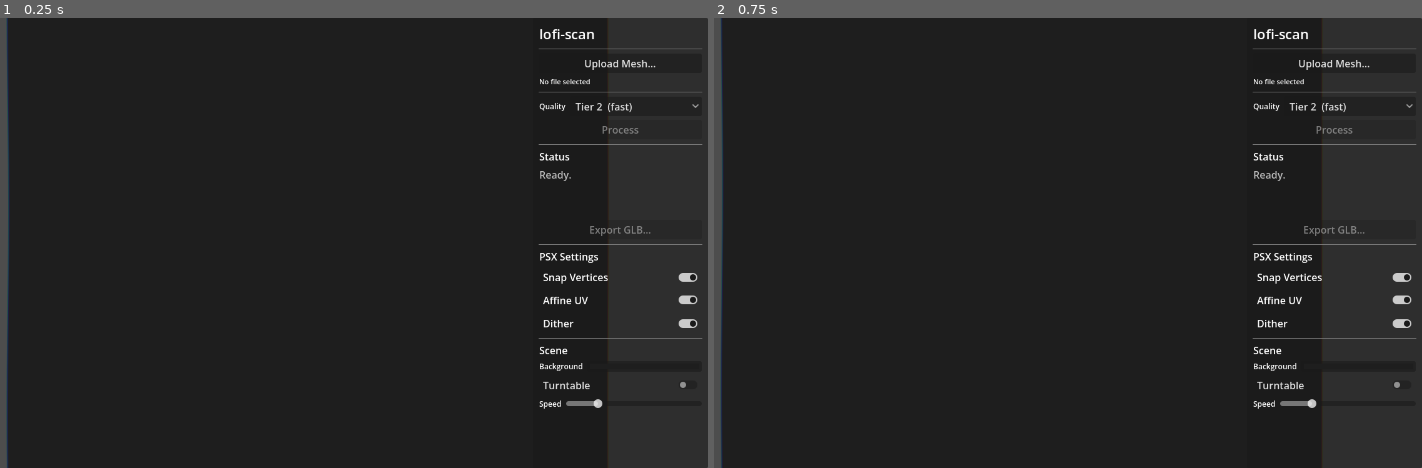
Above: before the commit, frames 1-2 (left to right).
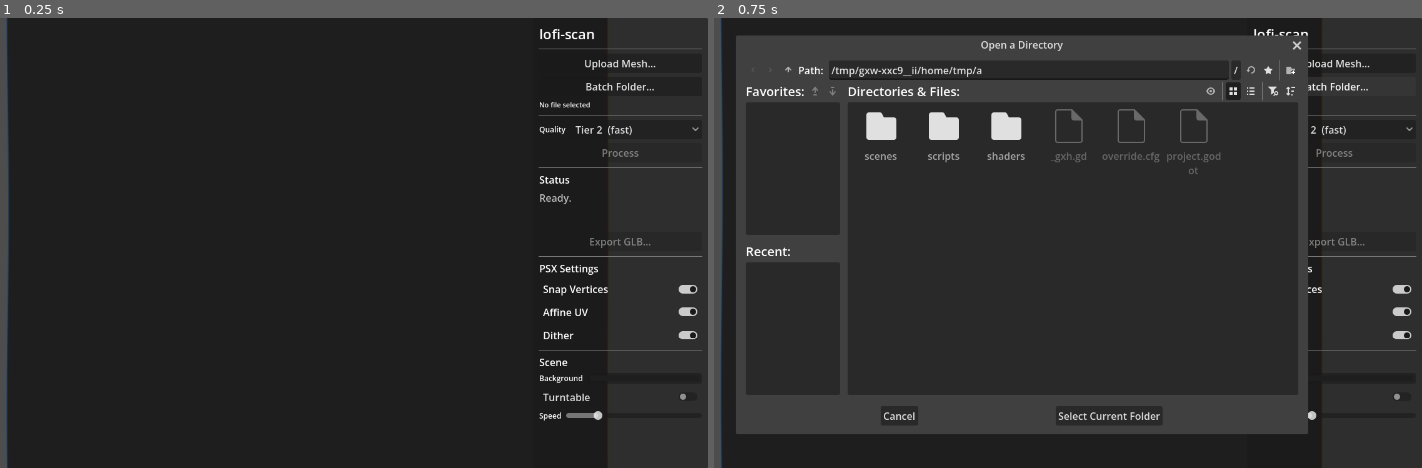
Above: after the commit, the same moments.

Repository: rendyrayana/lofi-scan
Game: Godot game, scene res://scenes/main.tscn
Two runs of this game, one before a commit and one after it. Both use one fixed random seed, a clock stepped at 60 frames per second and the inputs below.
Inputs (mouse positions are in pixels of both pictures, inside the frame that each line leads up to):
- Up to frame 1 (0.25 s): no input
- Up to frame 2 (0.75 s): click (1337, 85) at 0.5 s, where only the run after the commit has a clickable "Batch Folder…"

The runs differ from the first frame. In frame 1, 2.4% of the frame differs, in the area x 75-100%, y 13-90%; in frame 2, 22%, in the area x 3-100%, y 3-93%.

Commit message:
Milestone 9: batch mode + manifest logging
- Batch Folder… button opens a folder picker (FileDialog dir mode)
- Scans for all .obj files, auto-detects matching textures
- Runs search.py + texture_sweep.py on each in sequence
- Status label shows [N/total] progress per file
- On completion writes lofi_manifest.json and lofi_manifest.csv to the
  source folder with file, tris, tex_res, ssim, ok, glb columns
- Previews the last successful GLB in the viewer and enables Export

Diff:
--- a/godot_app/scenes/main.tscn
+++ b/godot_app/scenes/main.tscn
@@ -55,6 +55,9 @@
 
 [node name="UploadBtn" type="Button" parent="CanvasLayer/SidePanel/VBox"]
 text = "Upload Mesh…"
+
+[node name="BatchBtn" type="Button" parent="CanvasLayer/SidePanel/VBox"]
+text = "Batch Folder…"
 
 [node name="InputLabel" type="Label" parent="CanvasLayer/SidePanel/VBox"]
 custom_minimum_size = Vector2(4, 0)
@@ -177,3 +180,10 @@
 access = 2
 file_mode = 4
 filters = PackedStringArray("*.glb ; GLB Files")
+
+[node name="BatchDialog" type="FileDialog" parent="CanvasLayer"]
+visible = false
+title = "Select Folder to Batch Process"
+size = Vector2i(900, 600)
+access = 2
+file_mode = 2
--- a/godot_app/scripts/main.gd
+++ b/godot_app/scripts/main.gd
@@ -17,8 +17,10 @@
 @onready var bg_color_btn:   ColorPickerButton = $CanvasLayer/SidePanel/VBox/BGRow/BGColor
 @onready var turntable_btn:  CheckButton      = $CanvasLayer/SidePanel/VBox/TurntableBtn
 @onready var speed_slider:   HSlider          = $CanvasLayer/SidePanel/VBox/SpeedRow/SpeedSlider
+@onready var batch_btn:      Button           = $CanvasLayer/SidePanel/VBox/BatchBtn
 @onready var file_dialog:    FileDialog       = $CanvasLayer/FileDialog
 @onready var export_dialog:  FileDialog       = $CanvasLayer/ExportDialog
+@onready var batch_dialog:   FileDialog       = $CanvasLayer/BatchDialog
 
 # ─── 3D scene nodes (built in _ready) ────────────────────────────────────────
 var cam:        Camera3D
@@ -32,7 +34,9 @@
 var selected_texture_path: String = ""
 var last_glb_path:         String = ""
 var repo_root:             String = ""
-var pipeline_thread: Thread
+var pipeline_thread:  Thread
+var batch_thread:     Thread
+var batch_results:    Array = []
 
 const PYTHON_BIN  := "/usr/bin/python3"
 const BLENDER_BIN := "/Applications/Blender.app/Contents/MacOS/blender"
@@ -62,10 +66,12 @@
 	_setup_crt()
 
 	upload_btn.pressed.connect(_on_upload_pressed)
+	batch_btn.pressed.connect(_on_batch_pressed)
 	process_btn.pressed.connect(_on_process_pressed)
 	export_btn.pressed.connect(_on_export_pressed)
 	file_dialog.file_selected.connect(_on_file_selected)
 	export_dialog.file_selected.connect(_on_export_path_selected)
+	batch_dialog.dir_selected.connect(_on_batch_folder_selected)
 	snap_btn.toggled.connect(func(v): _set_all_shader_param("snap_vertices", v))
 	affine_btn.toggled.connect(func(v): _set_all_shader_param("use_affine_uv", v))
 	dither_btn.toggled.connect(func(v): _set_all_shader_param("use_dither", v))
@@ -312,6 +318,160 @@
 	_set_status("[color=green]Exported: %s[/color]" % dest.get_file())
 
 
+# ─── Batch ───────────────────────────────────────────────────────────────────
+
+func _on_batch_pressed() -> void:
+	batch_dialog.popup_centered()
+
+
+func _on_batch_folder_selected(folder: String) -> void:
+	upload_btn.disabled = true
+	batch_btn.disabled  = true
+	process_btn.disabled = true
+	export_btn.disabled  = true
+	batch_results.clear()
+	_set_status("[color=cyan]Scanning folder…[/color]")
+	batch_thread = Thread.new()
+	batch_thread.start(_run_batch.bind(folder))
+
+
+func _run_batch(folder: String) -> void:
+	var tier_idx: int  = tier_option.selected
+	var tier_num: int  = tier_idx + 1
+	var res_list: Array = TIER_RES[tier_idx]
+
+	# Collect .obj files
+	var meshes: Array[String] = []
+	var dir := DirAccess.open(folder)
+	if dir:
+		dir.list_dir_begin()
+		var f := dir.get_next()
+		while f != "":
+			if not dir.current_is_dir() and f.get_extension().to_lower() == "obj":
+				meshes.append(folder.path_join(f))
+			f = dir.get_next()
+		dir.list_dir_end()
+
+	if meshes.is_empty():
+		_batch_done.call_deferred(folder, false)
+		return
+
+	var total := meshes.size()
+	for i: int in total:
+		var mesh_path: String = meshes[i]
+		_set_status.call_deferred(
+			"[color=cyan][%d/%d] %s[/color]" % [i + 1, total, mesh_path.get_file()])
+
+		# Auto-detect texture
+		var tex_path: String = ""
+		var base := mesh_path.get_basename()
+		for ext: String in ["jpg", "jpeg", "png", "tga"]:
+			var candidate := base + "." + ext
+			if FileAccess.file_exists(candidate):
+				tex_path = candidate
+				break
+
+		var stem := mesh_path.get_file().get_basename()
+		var cache := repo_root.path_join("cache")
+		var search_out := cache.path_join(stem + "_search")
+		var search_cfg := {
+			"input_mesh": mesh_path, "tier": tier_num,
+			"output_dir": search_out,
+			"search_lo": 50, "search_hi": 5000, "max_iter": 12,
+			"render_resolution": 512, "bake_resolution": 1024,
+			"merge_distance": 0.0, "blender_bin": BLENDER_BIN,
+			"camera_distance": 2.5,
+			"input_texture": tex_path if tex_path != "" else null,
+		}
+		_write_json(cache.path_join("_batch_search.json"), search_cfg)
+
+		var out: Array = []
+		var code := OS.execute(PYTHON_BIN,
+			[repo_root.path_join("blender_scripts/search.py"),
+			 cache.path_join("_batch_search.json")], out, true)
+		var best_tris := 500
+		if code == 0:
+			var geo_log := _read_json(search_out.path_join("search_log.json"))
+			best_tris = int(geo_log.get("best_tris", 500))
+
+		var tex_out := cache.path_join(stem + "_tex")
+		var tex_cfg := {
+			"input_mesh": mesh_path, "fixed_tri_count": best_tris,
+			"tier": tier_num, "output_dir": tex_out,
+			"resolutions": res_list,
+			"render_resolution": 512, "merge_distance": 0.0,
+			"blender_bin": BLENDER_BIN, "camera_distance": 2.5,
+			"input_texture": tex_path if tex_path != "" else null,
+		}
+		_write_json(cache.path_join("_batch_tex.json"), tex_cfg)
+
+		out.clear()
+		code = OS.execute(PYTHON_BIN,
+			[repo_root.path_join("blender_scripts/texture_sweep.py"),
+			 cache.path_join("_batch_tex.json")], out, true)
+
+		var best_res := 0
+		var glb_path := ""
+		var ssim := 0.0
+		if code == 0:
+			var tex_log := _read_json(tex_out.path_join("texture_sweep_log.json"))
+			best_res  = int(tex_log.get("best_resolution", 0))
+			ssim      = float(tex_log.get("best_ssim", 0.0))
+			glb_path  = (tex_log.get("output_dir", "") as String).path_join("mesh_lo.glb")
+
+		batch_results.append({
+			"file":     mesh_path.get_file(),
+			"tris":     best_tris,
+			"tex_res":  best_res,
+			"ssim":     ssim,
+			"glb":      glb_path,
+			"ok":       code == 0,
+		})
+
+	_batch_done.call_deferred(folder, true)
+
+
+func _batch_done(folder: String, ok: bool) -> void:
+	upload_btn.disabled  = false
+	batch_btn.disabled   = false
+	process_btn.disabled = selected_path.is_empty()
+
+	if not ok:
+		_set_status("[color=red]No .obj files found in folder.[/color]")
+		if batch_thread and batch_thread.is_started():
+			batch_thread.wait_to_finish()
+		return
+
+	# Write manifest JSON
+	var manifest_path := folder.path_join("lofi_manifest.json")
+	_write_json(manifest_path, {"results": batch_results})
+
+	# Write manifest CSV
+	var csv_path := folder.path_join("lofi_manifest.csv")
+	var csv := FileAccess.open(csv_path, FileAccess.WRITE)
+	if csv:
+		csv.store_line("file,tris,tex_res,ssim,ok,glb")
+		for r: Dictionary in batch_results:
+			csv.store_line("%s,%d,%d,%.4f,%s,%s" % [
+				r["file"], r["tris"], r["tex_res"], r["ssim"],
+				"true" if r["ok"] else "false", r["glb"]
+			])
+
+	var done_count := batch_results.filter(func(r): return r["ok"]).size()
+	_set_status("[color=green]Batch done: %d/%d  —  manifest saved.[/color]" \
+		% [done_count, batch_results.size()])
+
+	# Preview last successful GLB
+	for r: Dictionary in batch_results:
+		if r["ok"] and FileAccess.file_exists(r["glb"] as String):
+			last_glb_path = r["glb"]
+			export_btn.disabled = false
+			_load_glb(r["glb"])
+
+	if batch_thread and batch_thread.is_started():
+		batch_thread.wait_to_finish()
+
+
 # ─── GLB loading ─────────────────────────────────────────────────────────────
 
 func _load_glb(path: String) -> void:
